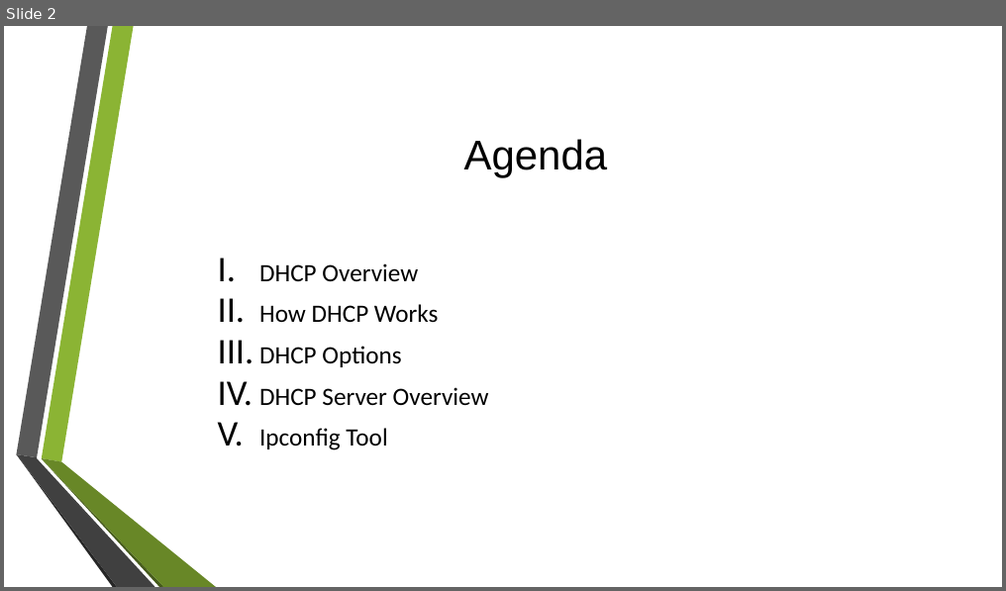
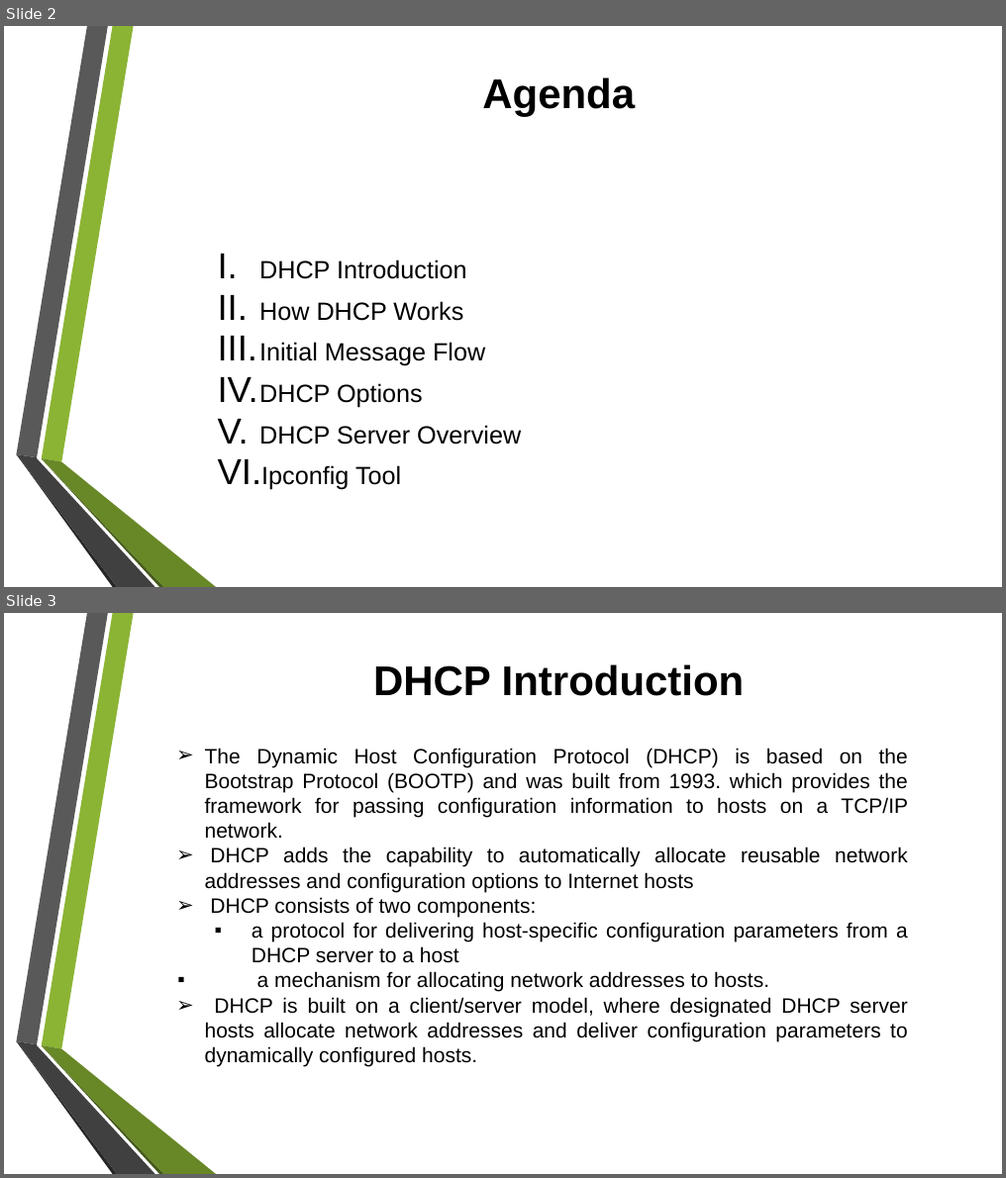
Before and after one commit to tiendatdk3493/Tai_Lieu, a slide deck: Dynamic Host Configuration Protocol (DHCP) Overview.pptx. Shown one above the other, each under a label of ours: slide 2 before the commit, slides 2 and 3 after it. The pictures are 1006x591 and 1006x1178 pixels, drawn with LibreOffice and Linux fonts; fonts in the diff are those of the drawing; background and template pictures are left out. Boxes give left, top, right and bottom in pixels: in the first picture for what was removed or moved away, otherwise in the second. Text is boxed around its words. In the diff, an @@ line names an element or a change of style, - is before the commit and + after.

Commit message:
DHCP

```diff
--- a/Dynamic Host Configuration Protocol (DHCP) Overview.pptx
+++ b/Dynamic Host Configuration Protocol (DHCP) Overview.pptx
@@ slide 3 added at (x1=4, y1=613, x2=1002, y2=1174), background picture (left out); not listed: 6 template elements that a slide beside it also shows @@
@@ title added at (x1=373, y1=664, x2=745, y2=696), 40 pt, text #000000, bold @@
+DHCP Introduction
@@ text added at (x1=205, y1=748, x2=908, y2=1042), 20 pt, text #000000 @@
+➢ The Dynamic Host Configuration Protocol (DHCP) is based on the Bootstrap Protocol (BOOTP) and was built from 1993. which provides the framework for passing configuration information to hosts on a TCP/IP network.
+➢ DHCP adds the capability to automatically allocate reusable network addresses and configuration options to Internet hosts
+➢ DHCP consists of two components:
+▪ a protocol for delivering host-specific configuration parameters from a DHCP server to a host
+▪ a mechanism for allocating network addresses to hosts.
+➢ DHCP is built on a client/server model, where designated DHCP server hosts allocate network addresses and deliver configuration parameters to dynamically configured hosts.
@@ slide 2 changed as well @@
@@ title "Agenda" moved from (x1=464, y1=139, x2=608, y2=178) to (x1=482, y1=77, x2=635, y2=116) @@
@@ title "Agenda" at (x1=482, y1=77, x2=635, y2=116): bold on @@
@@ text at (x1=259, y1=260, x2=467, y2=279): text changed; font Calibri to Arial @@
-I. DHCP Overview
+I. DHCP Introduction
@@ text at (x1=259, y1=301, x2=521, y2=490): font Calibri to Arial in "How DHCP Works", "DHCP Options", "DHCP Server Overview", "Ipconfig Tool" @@
@@ text at (x1=259, y1=342, x2=485, y2=367): paragraph added @@
+III. Initial Message Flow
```
Also in this commit, not shown: 1 other slide changed, 16 other slides added, 5 other files.
